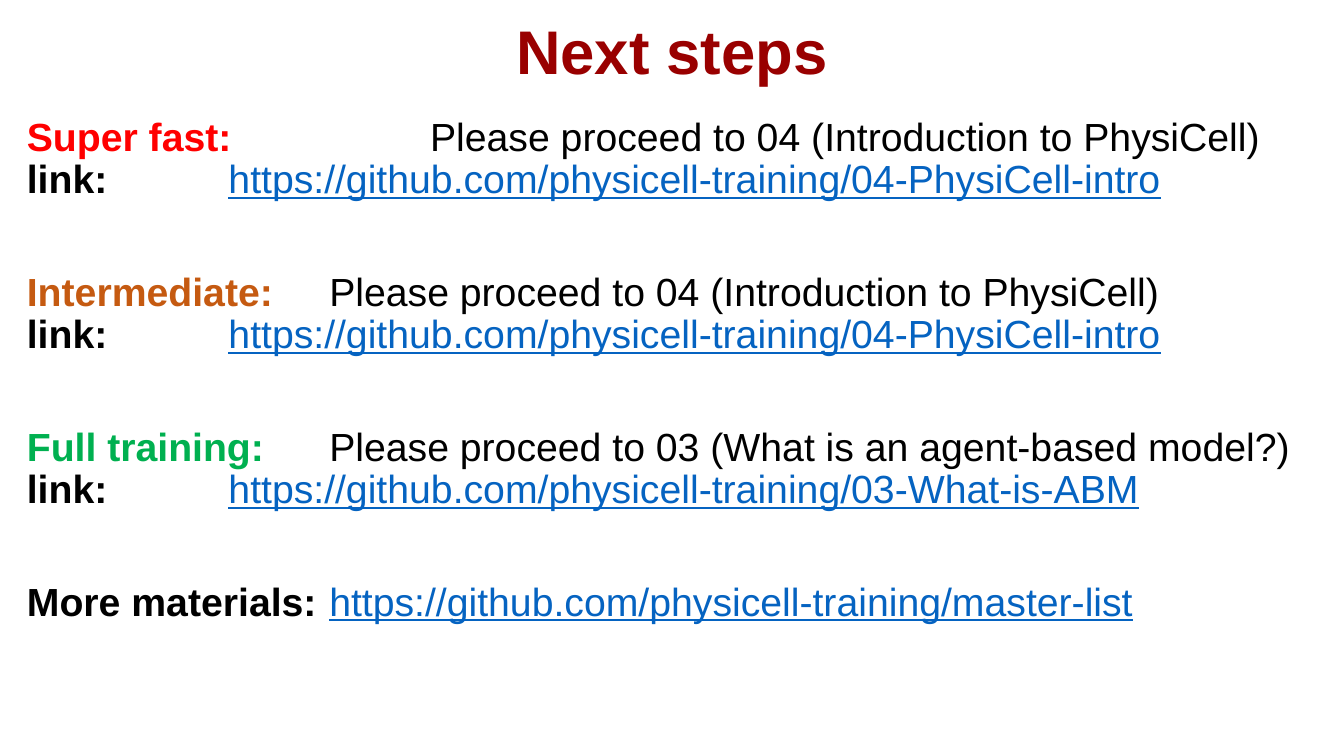
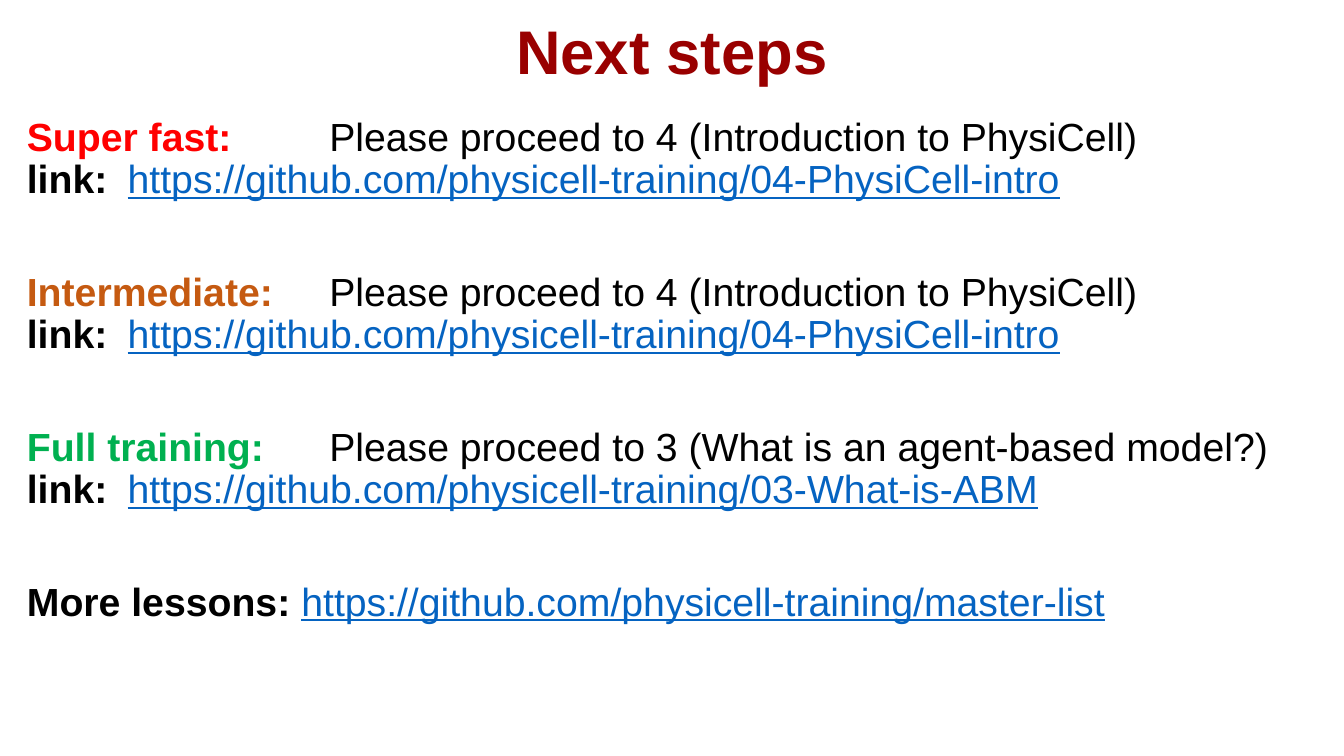
Before and after one commit to physicell-training/02-How-to-nanoHUB, a slide deck: slide 13 of pptx_source/02-How-to-nanoHUB.pptx (slide 12 before the commit). Drawn at 1344x756 pixels with LibreOffice and Linux fonts; fonts in the diff are those of the drawing; background and template pictures are left out. Boxes give left, top, right and bottom in pixels: in the first picture for what was removed or moved away, otherwise in the second. Text is boxed around its words. In the diff, an @@ line names an element or a change of style, - is before the commit and + after.

```diff
--- a/pptx_source/02-How-to-nanoHUB.pptx
+++ b/pptx_source/02-How-to-nanoHUB.pptx
@@ text at <box>27,122,1268,624</box>: text changed @@
-Super fast: Please proceed to 04 (Introduction to PhysiCell)
-link: https://github.com/physicell-training/04-PhysiCell-intro
-Intermediate: Please proceed to 04 (Introduction to PhysiCell)
-link: https://github.com/physicell-training/04-PhysiCell-intro
-Full training: Please proceed to 03 (What is an agent-based model?)
-link: https://github.com/physicell-training/03-What-is-ABM
-More materials: https://github.com/physicell-training/master-list
+Super fast: Please proceed to 4 (Introduction to PhysiCell)
+link: https://github.com/physicell-training/04-PhysiCell-intro
+Intermediate: Please proceed to 4 (Introduction to PhysiCell)
+link: https://github.com/physicell-training/04-PhysiCell-intro
+Full training: Please proceed to 3 (What is an agent-based model?)
+link: https://github.com/physicell-training/03-What-is-ABM
+More lessons: https://github.com/physicell-training/master-list
```
Also in this commit, not shown: 2 other slides changed, 1 slide added.
